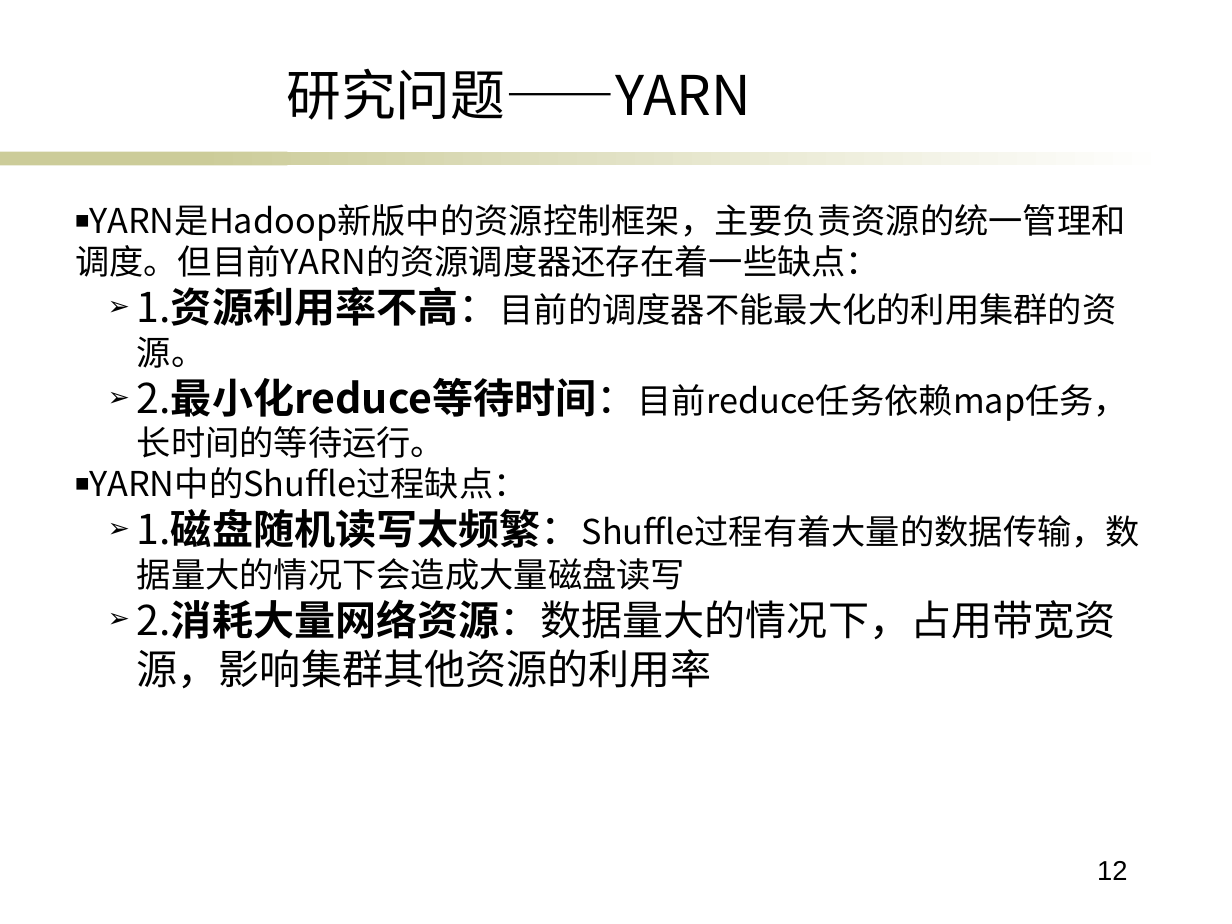
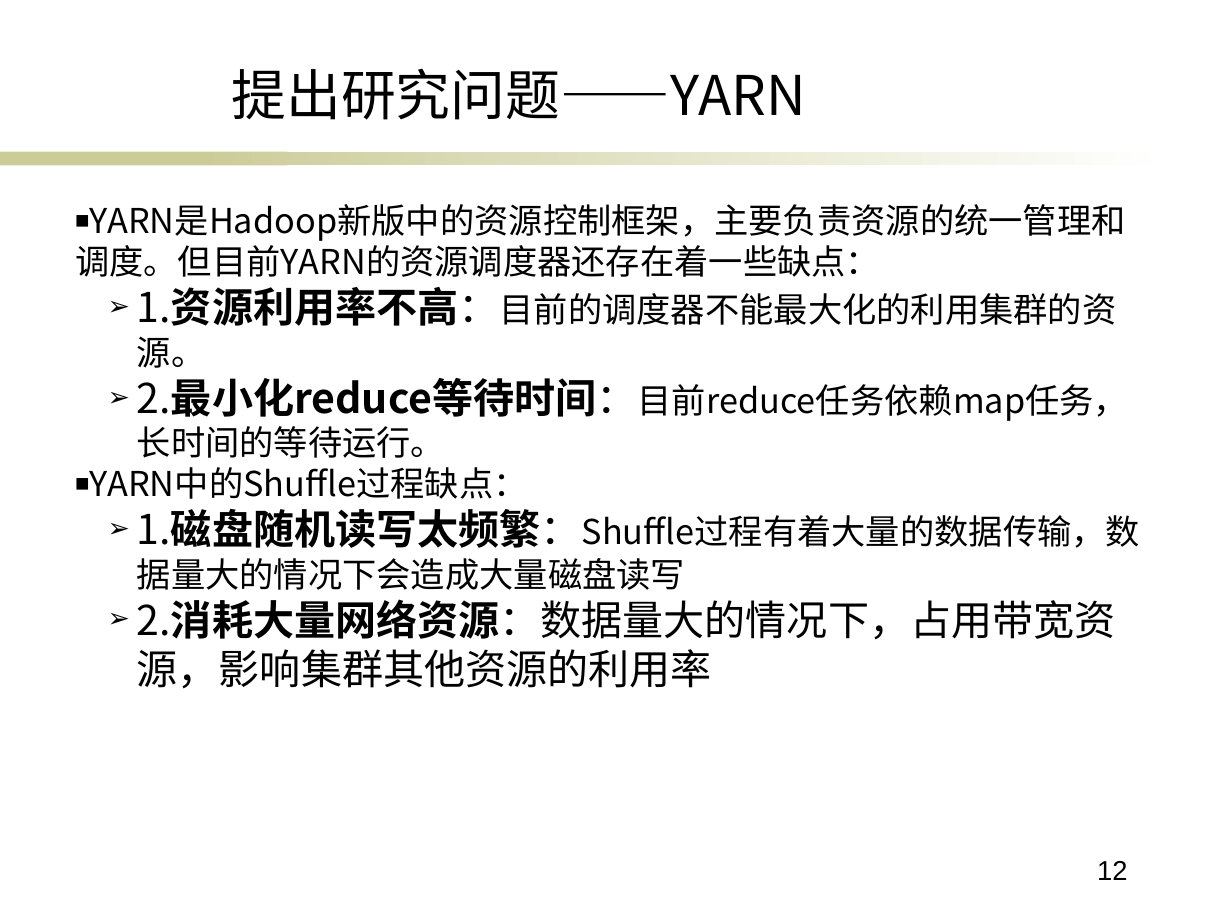
Before and after one commit to ericsonyc/paper, a slide deck: slide 12 of 毕业答辩.pptx. Drawn at 1232x924 pixels with LibreOffice and Linux fonts; fonts in the diff are those of the drawing; background and template pictures are left out. Boxes give left, top, right and bottom in pixels: in the first picture for what was removed or moved away, otherwise in the second. Text is boxed around its words. In the diff, an @@ line names an element or a change of style, - is before the commit and + after.

```diff
--- a/毕业答辩.pptx
+++ b/毕业答辩.pptx
@@ text at [232,68,807,120]: text changed @@
-研究问题——YARN
+提出研究问题——YARN
```
Also in this commit, not shown: 8 other slides changed, 1 other file.
